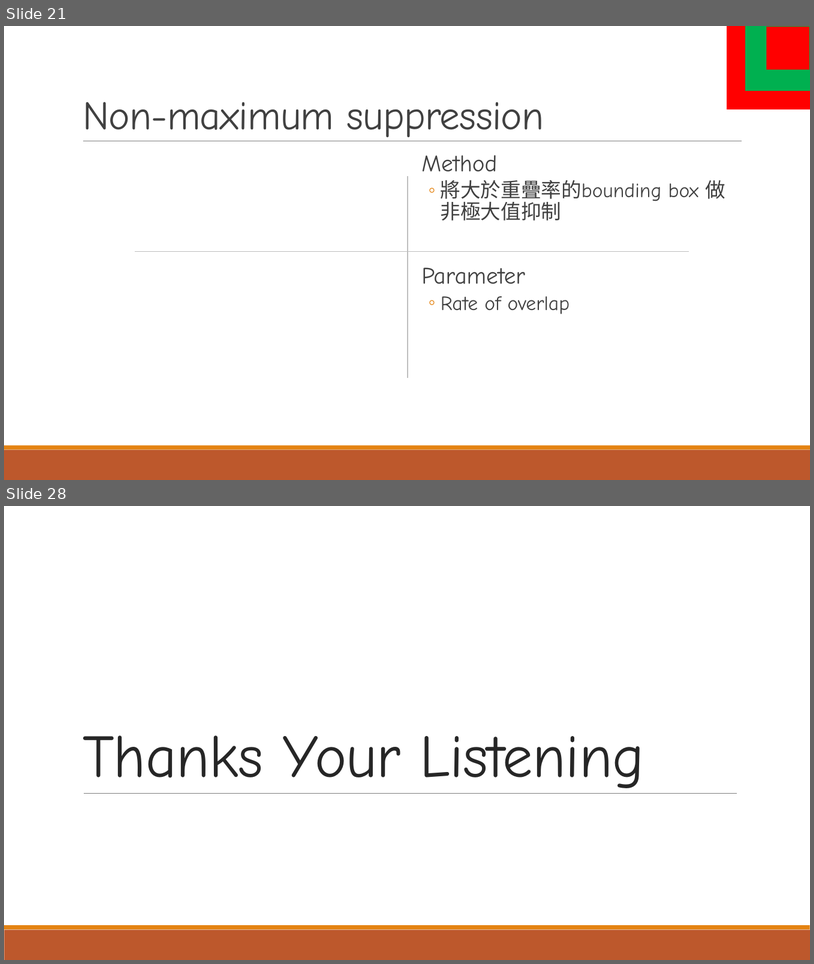
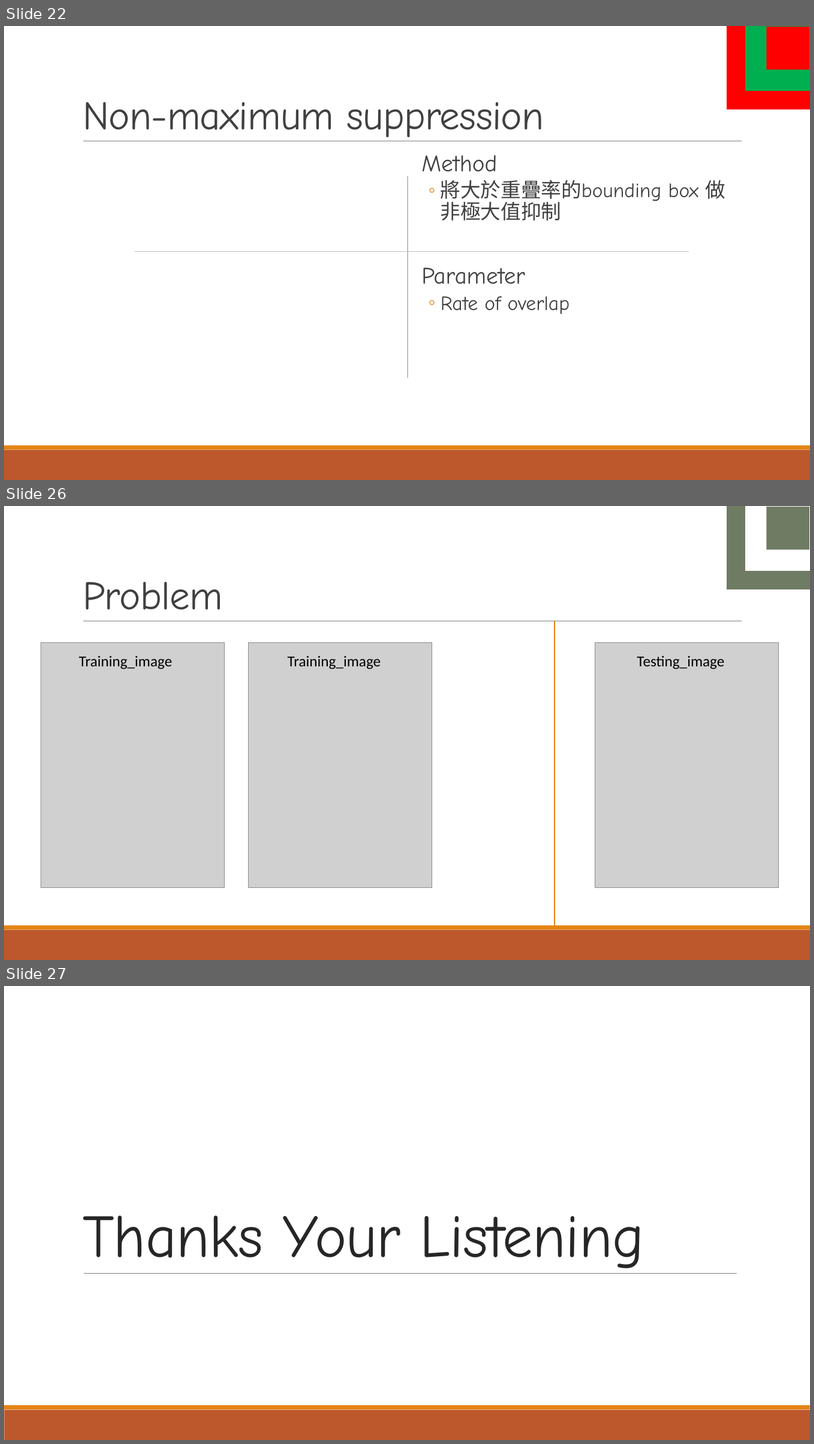
Before and after one commit to a98carey/Machine-Learning, a slide deck: machine_learning_Final.pptx. Shown one above the other, each under a label of ours: slides 21 and 28 before the commit, slides 22, 26 and 27 after it; the slides between them are not shown. The pictures are 814x964 and 814x1444 pixels, drawn with LibreOffice and Linux fonts; fonts in the diff are those of the drawing; grey boxes stand for pictures. Boxes give left, top, right and bottom in pixels: in the first picture for what was removed or moved away, otherwise in the second. Text is boxed around its words. In the diff, an @@ line names an element or a change of style, - is before the commit and + after.

```diff
--- a/machine_learning_Final.pptx
+++ b/machine_learning_Final.pptx
@@ slide 26 added at [4, 506, 810, 960], background #FFFFFF; not listed: 3 template elements that a slide beside it also shows @@
@@ rectangle added at [728, 506, 810, 589], fill #6F7B63 @@
@@ rectangle added at [746, 506, 810, 571], fill #FFFFFF @@
@@ rectangle added at [767, 507, 810, 550], fill #6F7B63 @@
@@ title added at [83, 582, 223, 621], 48 pt, text #404040 @@
+Problem
@@ line added from (555, 621) to (555, 928), #E48312 1 pt @@
@@ picture added at [41, 642, 225, 887] @@
@@ picture added at [248, 642, 432, 887] @@
@@ picture added at [596, 642, 780, 887] @@
@@ text added at [79, 655, 173, 669], 18 pt, text #000000 @@
+Training_image
@@ text added at [288, 655, 381, 669], 18 pt, text #000000 @@
+Training_image
@@ text added at [637, 655, 725, 669], 18 pt, text #000000 @@
+Testing_image
@@ what was slide 21 is now slide 22 @@
@@ what was slide 28 is now slide 27 @@
```
Also in this commit, not shown: 5 slides changed, 4 other slides added, 6 slides removed.
